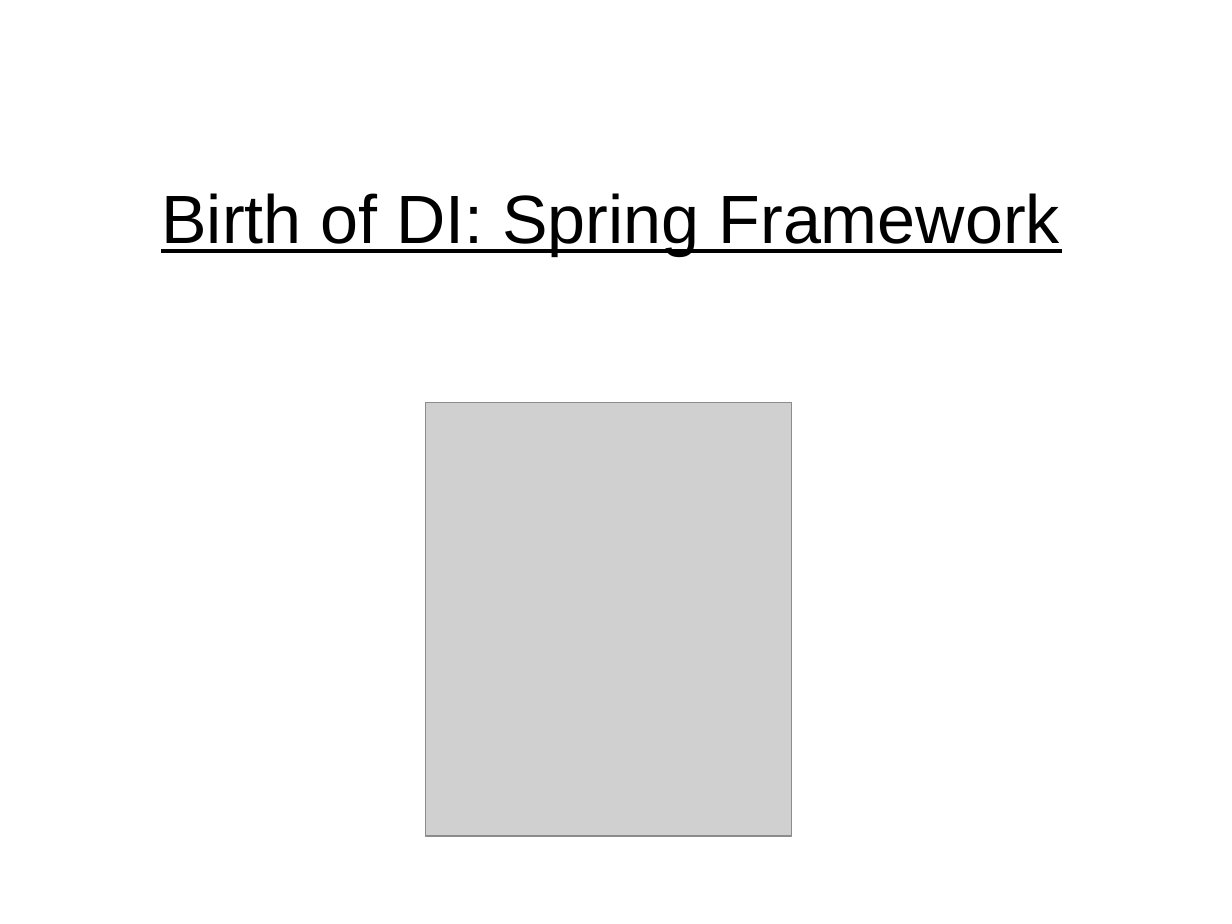
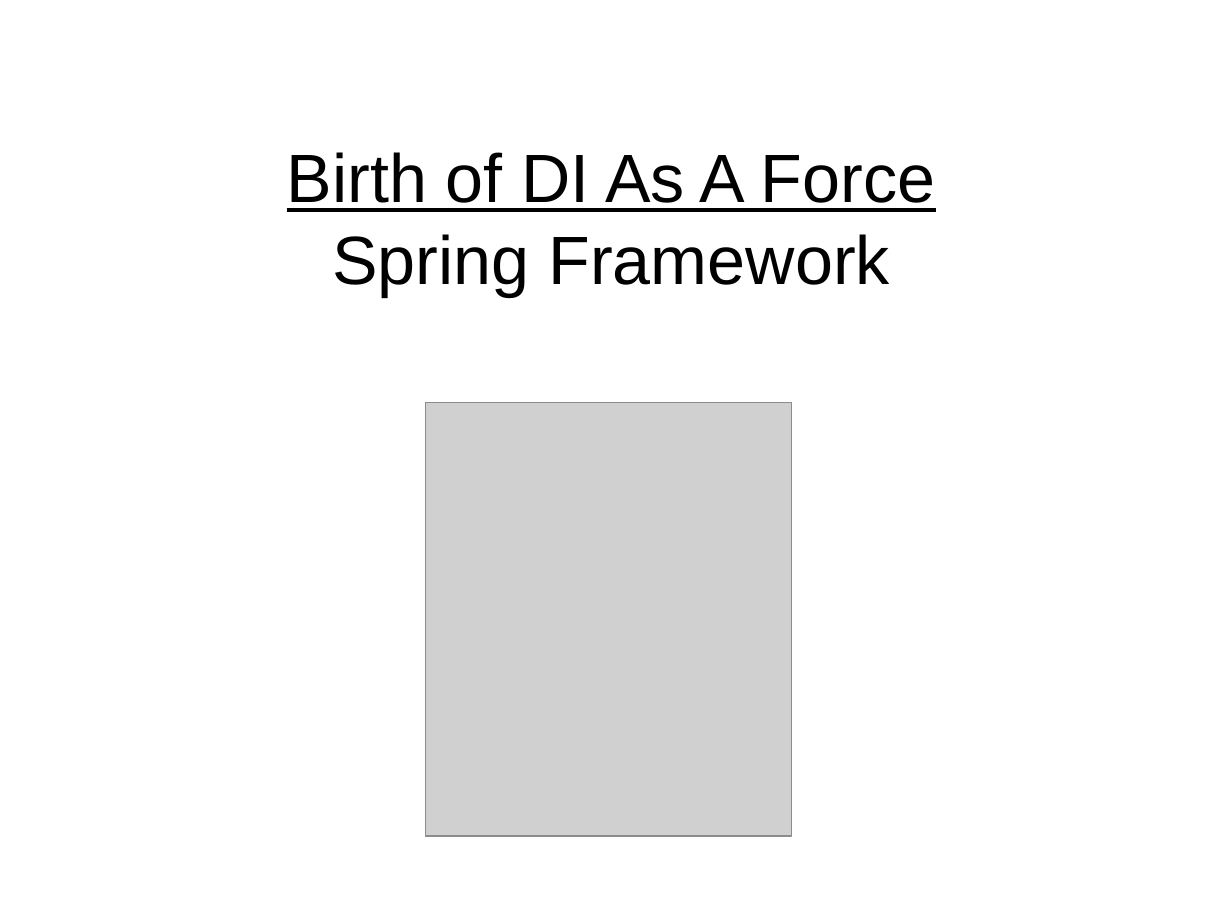
Before and after one commit to Intrinsarc/intrinsarc-evolve, a slide deck: slide 46 of Academic Work/lectures/components.odp (slide 45 before the commit). Drawn at 1232x924 pixels with LibreOffice and Linux fonts; fonts in the diff are those of the drawing; grey boxes stand for pictures. Boxes give left, top, right and bottom in pixels: in the first picture for what was removed or moved away, otherwise in the second. Text is boxed around its words. In the diff, an @@ line names an element or a change of style, - is before the commit and + after.

```diff
--- a/Academic Work/lectures/components.odp
+++ b/Academic Work/lectures/components.odp
@@ title at bbox=[287, 152, 935, 297]: text changed @@
-Birth of DI: Spring Framework
+Birth of DI As A Force
+Spring Framework
```
Also in this commit, not shown: 12 other slides changed, 25 slides added, 9 slides removed, 3 other files.
